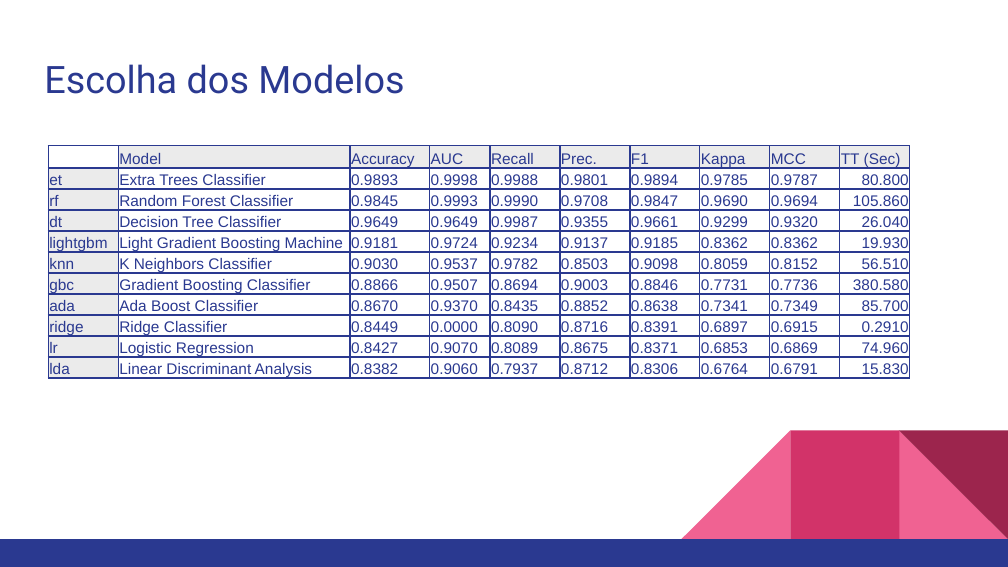
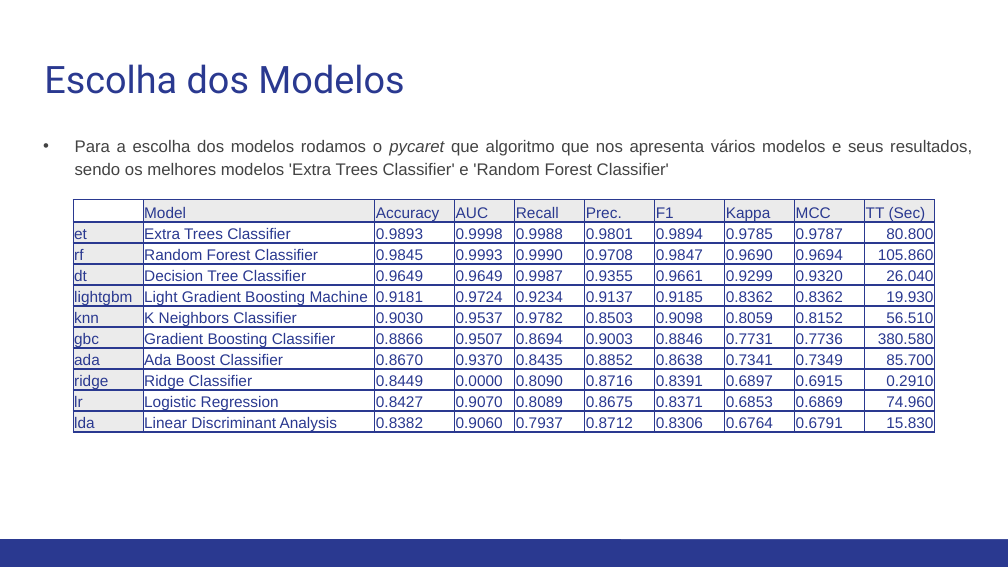
Before and after one commit to lidiambsouza/taxa_rotatividade_telecom, a slide deck: slide 14 of Taxa Rotatividade Telecomunicação.pptx (slide 10 before the commit). Drawn at 1008x567 pixels with LibreOffice and Linux fonts; fonts in the diff are those of the drawing. Boxes give left, top, right and bottom in pixels: in the first picture for what was removed or moved away, otherwise in the second. Text is boxed around its words. In the diff, an @@ line names an element or a change of style, - is before the commit and + after.

```diff
--- a/Taxa Rotatividade Telecomunicação.pptx
+++ b/Taxa Rotatividade Telecomunicação.pptx
@@ text added at (75,139,972,175), 12 pt, text #434343 @@
+• Para a escolha dos modelos rodamos o pycaret que algoritmo que nos apresenta vários modelos e seus resultados, sendo os melhores modelos 'Extra Trees Classifier' e 'Random Forest Classifier'
@@ table: place and size @@
-table at (48,145,907,382)
+table at (74,200,932,436)
@@ rectangle added at (621,367,1008,538), fill #FFFFFF @@
```
Also in this commit, not shown: 4 other slides changed, 5 slides added.
